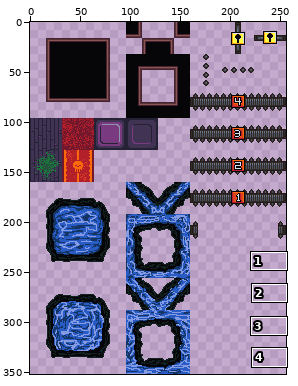
A pixel-art file gets an edit: assets/tiles.aseprite. Above, an overview of the earlier version with the close-up marked.
Close-up. Before the commit:
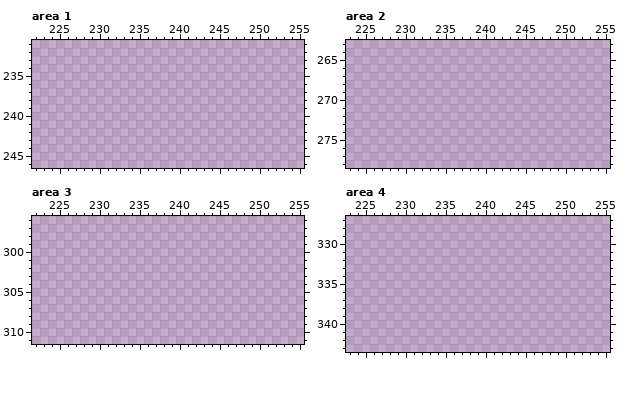
256x352 pixels, 1 frame. Shown: area 1: x 222..255, y 231..246; area 2: x 223..255, y 263..278; area 3: x 222..255, y 296..311; area 4: x 223..255, y 327..343. The commit also changed other parts of the picture, which this record leaves out.
The same view after the edit:
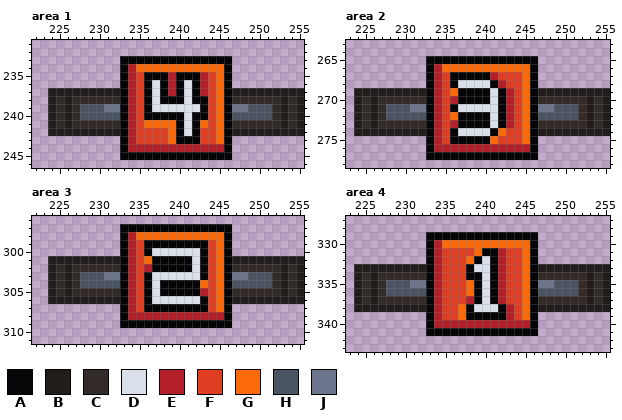
Palette (. is transparent): A #060608  B #221c1a  C #322b28  D #dae0ea  E #b4202a  F #df3e23  G #fa6a0a  H #4a5462  J #6d758d
What changed:
Changed rows in their new state; - is an unchanged pixel.
Area 1:
first column x 224:
233 ---------AAAAAAAAAAAAAA---------
234 ---------AEGGGGGGGGGGGA---------
235 ---------AEFAAAEAAAEFGA---------
236 ---------AEFADAEADAEFGA---------
237 BBBBBBBBBAEFADAEADAEFGABBBBBBBBB
238 BCBCCCCCCAEFADAAADAAFGACCCCCCBCB
239 BCBCHHHJJAEFADDDDDDAFGAJJHHHCBCB
240 BCBCHHHHHAEFAAAAADAAFGAHHHHHCBCB
241 BCBCCCCCCAEFGGGGADAGFGACCCCCCBCB
242 BBBBBBBBBAEFFFFGADAFFGABBBBBBBBB
243 ---------AEFFFFGAAAFFGA---------
244 ---------AEEEEEEEEEEEEA---------
245 ---------AAAAAAAAAAAAAA---------
Area 2:
first column x 224:
265 ---------AAAAAAAAAAAAAA---------
266 ---------AEGGGGGGGGGGGA---------
267 ---------AEFAAAAAEFFFGA---------
268 ---------AEFADDDDAEFFGA---------
269 BBBBBBBBBAEFGAAAADAEFGABBBBBBBBB
270 BCBCCCCCCAEFEAAAADAEFGACCCCCCBCB
271 BCBCHHHJJAEFADDDDDAEFGAJJHHHCBCB
272 BCBCHHHHHAEFGAAAADAEFGAHHHHHCBCB
273 BCBCCCCCCAEFEAAAADAEFGACCCCCCBCB
274 BBBBBBBBBAEFADDDDAGFFGABBBBBBBBB
275 ---------AEFAAAAAGFFFGA---------
276 ---------AEEEEEEEEEEEEA---------
277 ---------AAAAAAAAAAAAAA---------
Area 3:
first column x 224:
297 ---------AAAAAAAAAAAAAA---------
298 ---------AEGGGGGGGGGGGA---------
299 ---------AEFAAAAAAAAFGA---------
300 ---------AEFADDDDDDAFGA---------
301 BBBBBBBBBAEFGAAAAADAFGABBBBBBBBB
302 BCBCCCCCCAEFEAAAAADAFGACCCCCCBCB
303 BCBCHHHJJAEFADDDDDDAFGAJJHHHCBCB
304 BCBCHHHHHAEFADAAAAAGFGAHHHHHCBCB
305 BCBCCCCCCAEFADAAAAAEFGACCCCCCBCB
306 BBBBBBBBBAEFADDDDDDAFGABBBBBBBBB
307 ---------AEFAAAAAAAAFGA---------
308 ---------AEEEEEEEEEEEEA---------
309 ---------AAAAAAAAAAAAAA---------
Area 4:
first column x 224:
329 ---------AAAAAAAAAAAAAA---------
330 ---------AEGGGGGGGGGGGA---------
331 ---------AEFFFFGAAEFFGA---------
332 ---------AEFFFGADAEFFGA---------
333 BBBBBBBBBAEFFFADDAEFFGABBBBBBBBB
334 BCBCCCCCCAEFFFAADAEFFGACCCCCCBCB
335 BCBCHHHJJAEFFFGADAEFFGAJJHHHCBCB
336 BCBCHHHHHAEFFFGADAEFFGAHHHHHCBCB
337 BCBCCCCCCAEFFFEADAEFFGACCCCCCBCB
338 BBBBBBBBBAEFFGADDDAEFGABBBBBBBBB
339 ---------AEFFGAAAAAEFGA---------
340 ---------AEEEEEEEEEEEEA---------
341 ---------AAAAAAAAAAAAAA---------
Boxes around the changes in both close-ups, in picture pixels (x1, y1, x2, y2):
added: (48, 56, 304, 160)
added: (354, 56, 610, 160)
added: (48, 224, 304, 328)
added: (354, 232, 610, 336)
